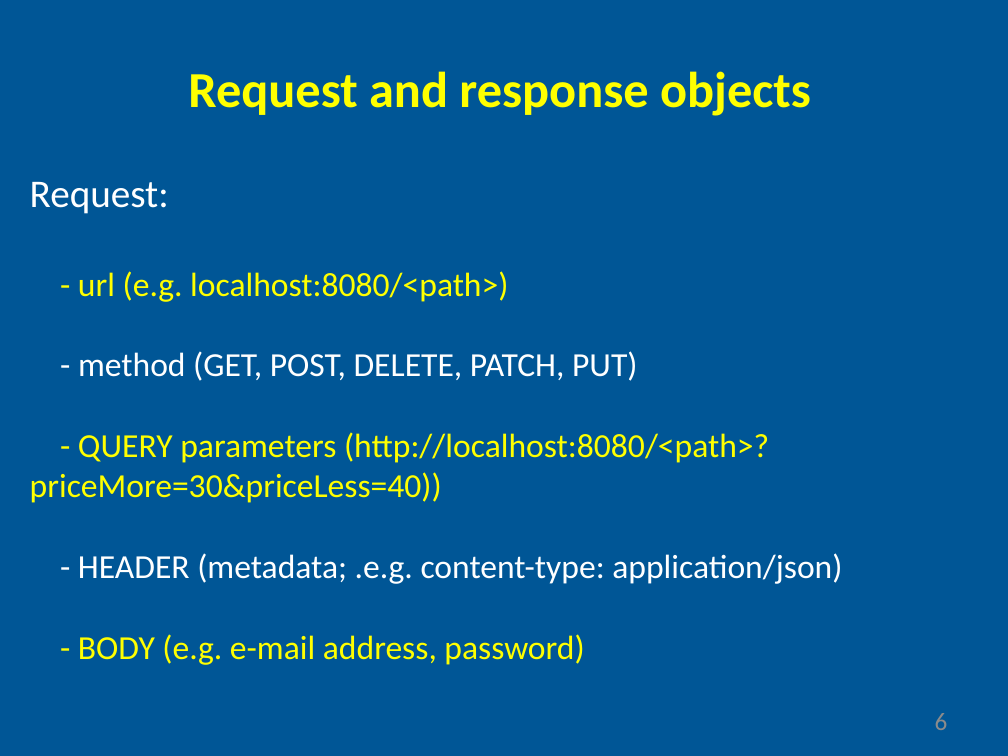
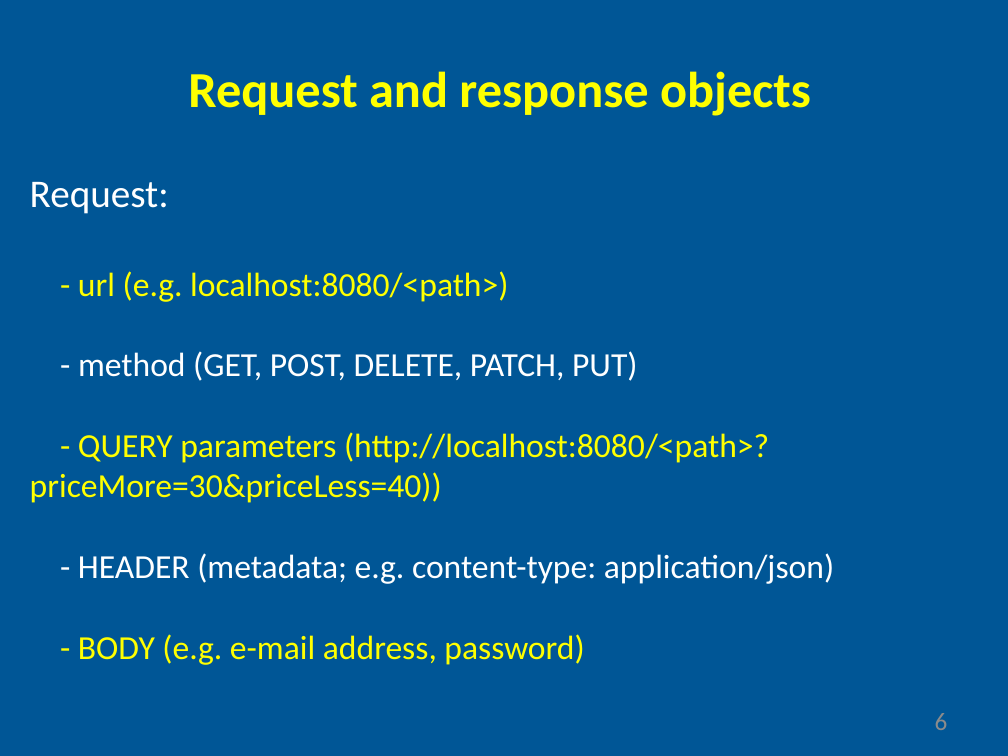
Before and after one commit to gyoryakos/presentations, a slide deck: slide 6 of nodejs.pptx. Drawn at 1008x756 pixels with LibreOffice and Linux fonts; fonts in the diff are those of the drawing. Boxes give left, top, right and bottom in pixels: in the first picture for what was removed or moved away, otherwise in the second. Text is boxed around its words. In the diff, an @@ line names an element or a change of style, - is before the commit and + after.

```diff
--- a/nodejs.pptx
+++ b/nodejs.pptx
@@ text at [78, 553, 834, 584]: text changed @@
-- HEADER (metadata; .e.g. content-type: application/json)
+- HEADER (metadata; e.g. content-type: application/json)
```
Also in this commit, not shown: 3 other slides changed, 1 slide added, 1 slide removed.
